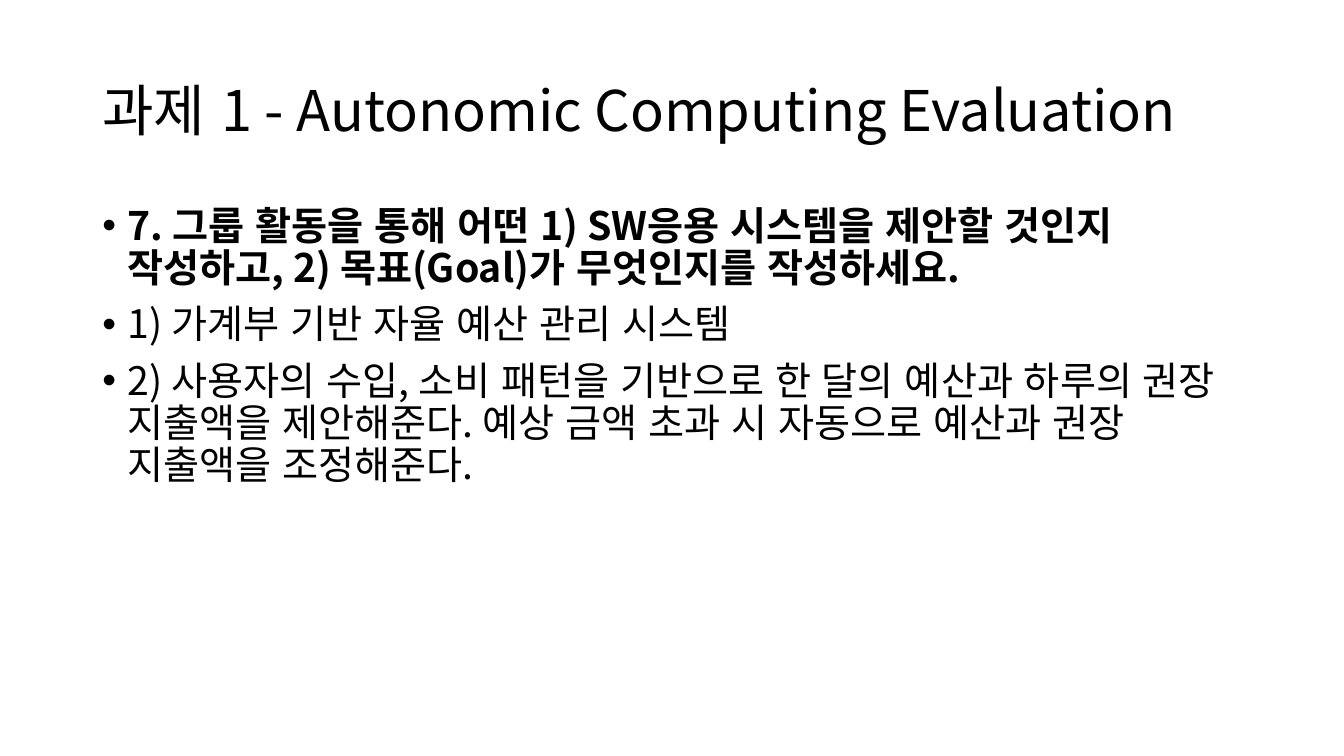
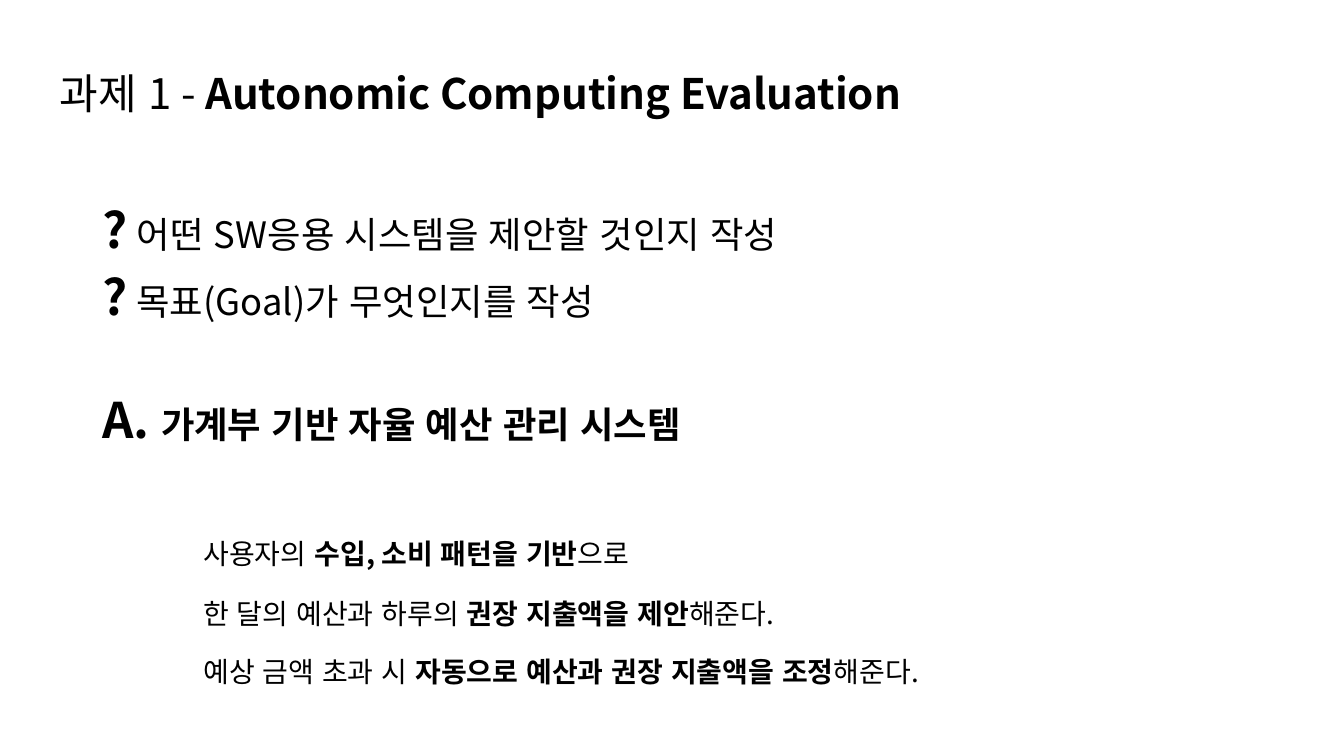
Before and after one commit to TUK-pedestrianSafety/document, a slide deck: slide 9 of ppt/소프트웨어 응용설계 발표자료.pptx. Drawn at 1344x756 pixels with LibreOffice and Linux fonts; fonts in the diff are those of the drawing. Boxes give left, top, right and bottom in pixels: in the first picture for what was removed or moved away, otherwise in the second. Text is boxed around its words. In the diff, an @@ line names an element or a change of style, - is before the commit and + after.

```diff
--- a/ppt/소프트웨어 응용설계 발표자료.pptx
+++ b/ppt/소프트웨어 응용설계 발표자료.pptx
@@ text "과제 1 - Autonomic Computing ...": place and size @@
-text "과제 1 - Autonomic Computing ..." at (102, 84, 1176, 145)
+text "과제 1 - Autonomic Computing ..." at (60, 74, 901, 119)
@@ text "과제 1 - Autonomic Computing ..." at (60, 74, 901, 119): size 40 to 30 pt; bold on in "Autonomic Computing Evaluation" @@
@@ text at (102, 217, 919, 685): text changed; size 28 to 20 pt @@
-• 7. 그룹 활동을 통해 어떤 1) SW응용 시스템을 제안할 것인지 작성하고, 2) 목표(Goal)가 무엇인지를 작성하세요.
-• 1) 가계부 기반 자율 예산 관리 시스템
-• 2) 사용자의 수입, 소비 패턴을 기반으로 한 달의 예산과 하루의 권장 지출액을 제안해준다. 예상 금액 초과 시 자동으로 예산과 권장 지출액을 조정해준다.
+? 어떤 SW응용 시스템을 제안할 것인지 작성
+? 목표(Goal)가 무엇인지를 작성
+A. 가계부 기반 자율 예산 관리 시스템
+사용자의 수입, 소비 패턴을 기반으로
+한 달의 예산과 하루의 권장 지출액을 제안해준다.
+예상 금액 초과 시 자동으로 예산과 권장 지출액을 조정해준다.
```
Also in this commit, not shown: 8 other slides changed, 1 other file.
